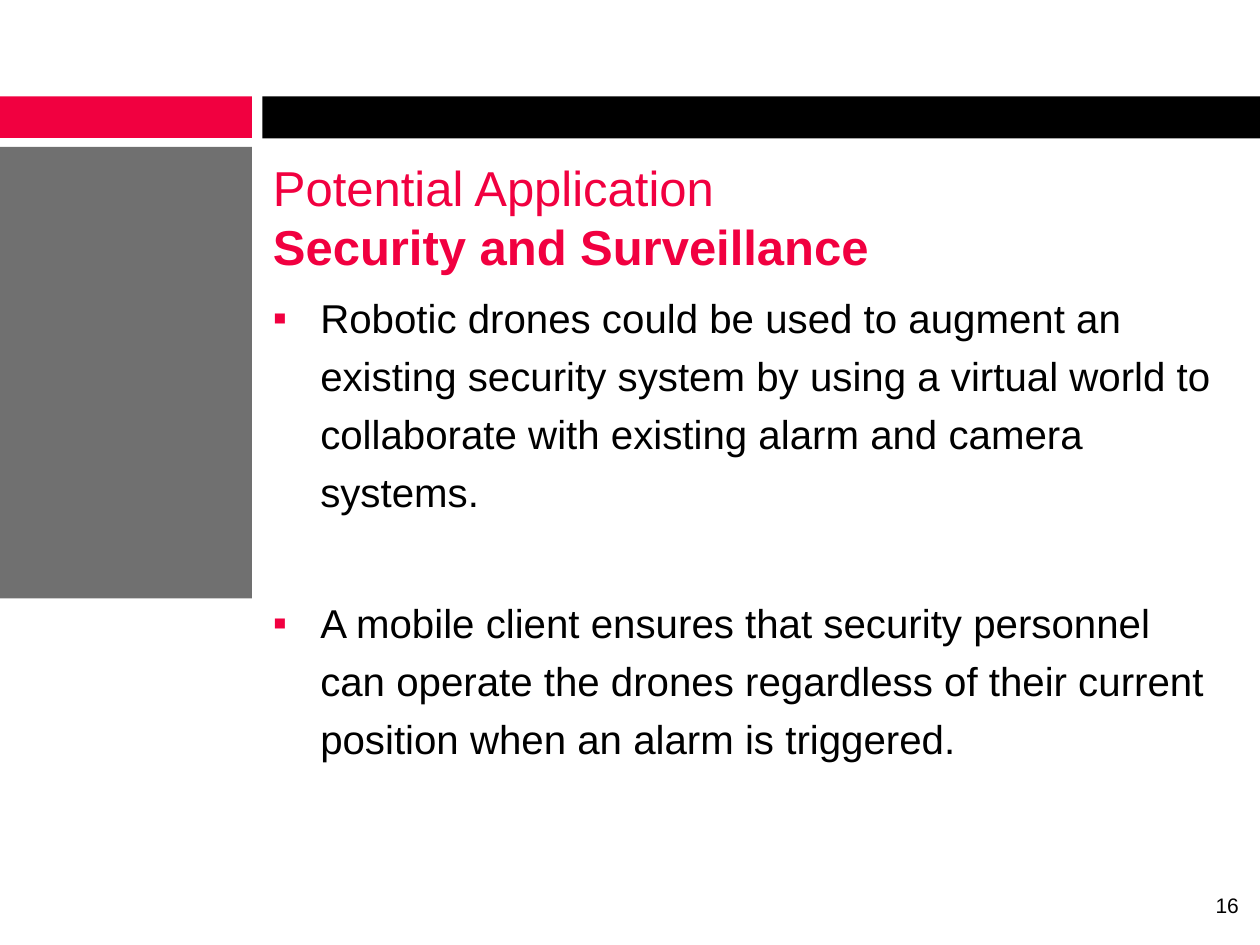
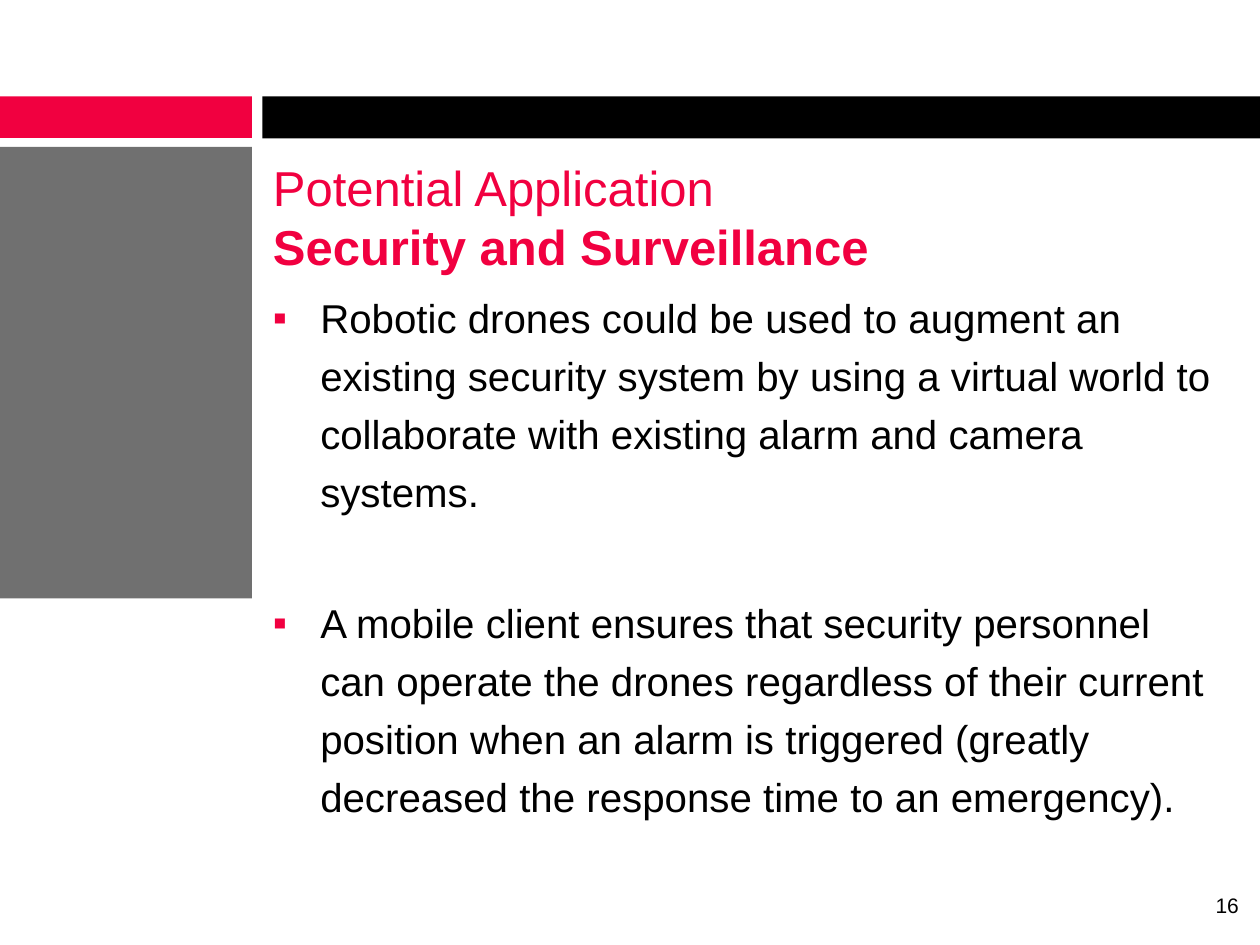
Before and after one commit to alexcraig/RoboWars, a slide deck: slide 16 of docs/presentation_slides/RoboWarsPresentation_AlexCraig.pptx. Drawn at 1260x945 pixels with LibreOffice and Linux fonts; fonts in the diff are those of the drawing; background and template pictures are left out. Boxes give left, top, right and bottom in pixels: in the first picture for what was removed or moved away, otherwise in the second. Text is boxed around its words. In the diff, an @@ line names an element or a change of style, - is before the commit and + after.

```diff
--- a/docs/presentation_slides/RoboWarsPresentation_AlexCraig.pptx
+++ b/docs/presentation_slides/RoboWarsPresentation_AlexCraig.pptx
@@ text at (320, 609, 1203, 820): text changed @@
-▪ A mobile client ensures that security personnel can operate the drones regardless of their current position when an alarm is triggered.
+▪ A mobile client ensures that security personnel can operate the drones regardless of their current position when an alarm is triggered (greatly decreased the response time to an emergency).
```
Also in this commit, not shown: 1 other slide changed.
